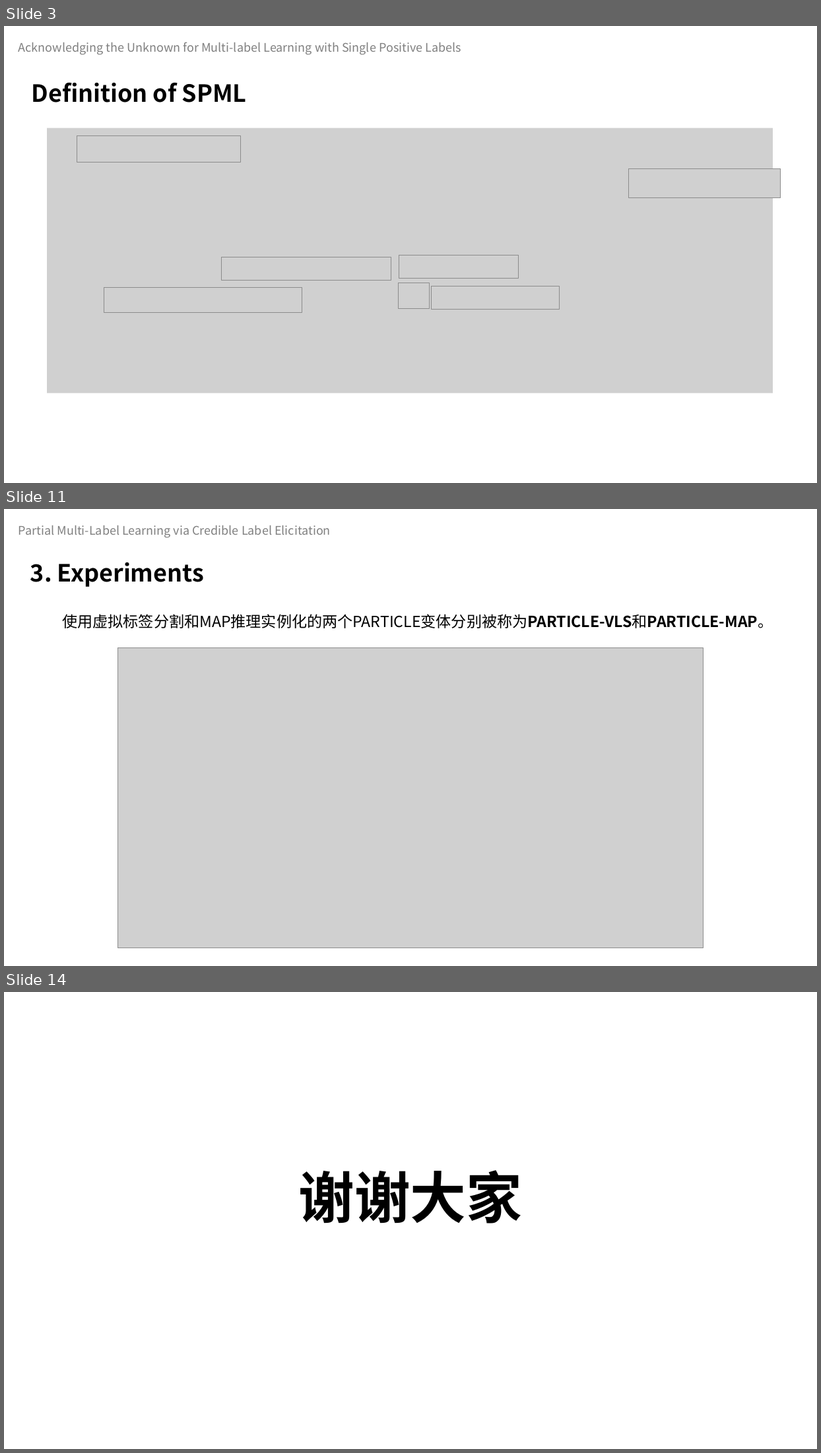
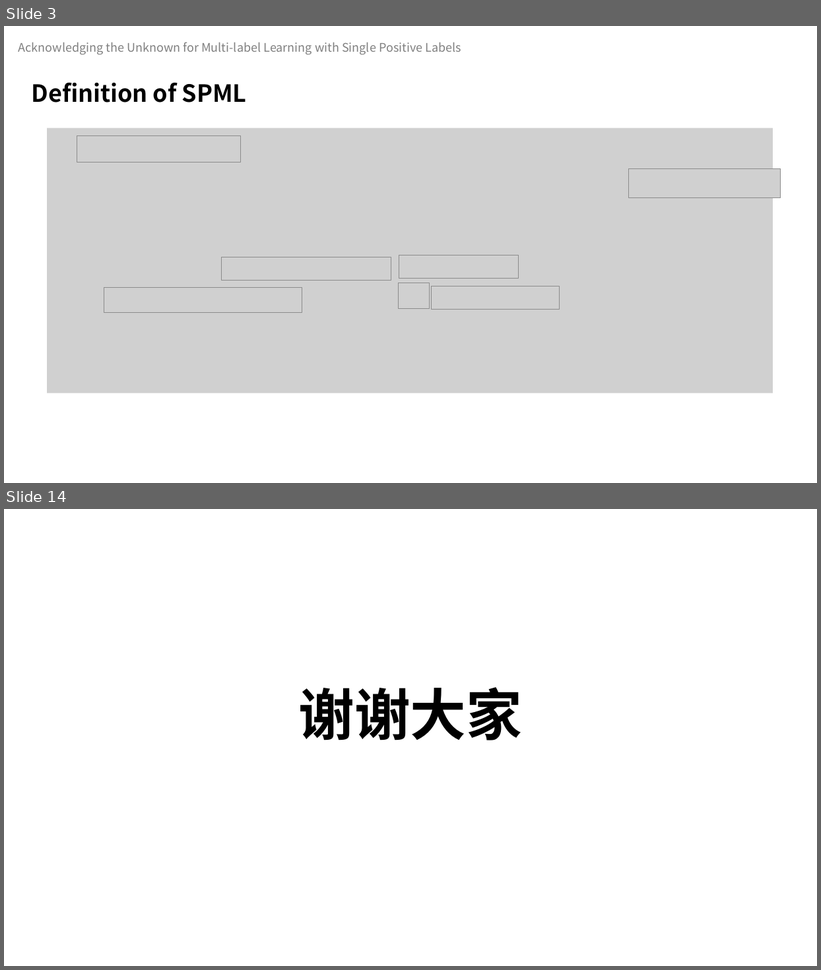
Before and after one commit to celeste-lingshi/Celeste, a slide deck: 汇报/23.4.28组会 项桂巳雨.pptx. Shown one above the other, each under a label of ours: slides 3, 11 and 14 before the commit, slides 3 and 14 after it; the slides between them are not shown. The pictures are 821x1453 and 821x970 pixels, drawn with LibreOffice and Linux fonts; fonts in the diff are those of the drawing; grey boxes stand for pictures. Boxes give left, top, right and bottom in pixels: in the first picture for what was removed or moved away, otherwise in the second. Text is boxed around its words. In the diff, an @@ line names an element or a change of style, - is before the commit and + after.

```diff
--- a/汇报/23.4.28组会 项桂巳雨.pptx
+++ b/汇报/23.4.28组会 项桂巳雨.pptx
@@ slide 11 removed at box(4, 509, 817, 966), background #FFFFFF @@
@@ text removed at box(19, 525, 331, 538) @@
-Partial Multi-Label Learning via Credible Label Elicitation
@@ text removed at box(30, 562, 204, 587) @@
-3. Experiments
@@ text removed at box(62, 614, 773, 628) @@
-使用虚拟标签分割和MAP推理实例化的两个PARTICLE变体分别被称为PARTICLE-VLS和PARTICLE-MAP。
@@ picture removed at box(118, 648, 704, 949) @@
```
Also in this commit, not shown: 4 slides changed, 6 slides added, 5 other slides removed, 2 other files.
